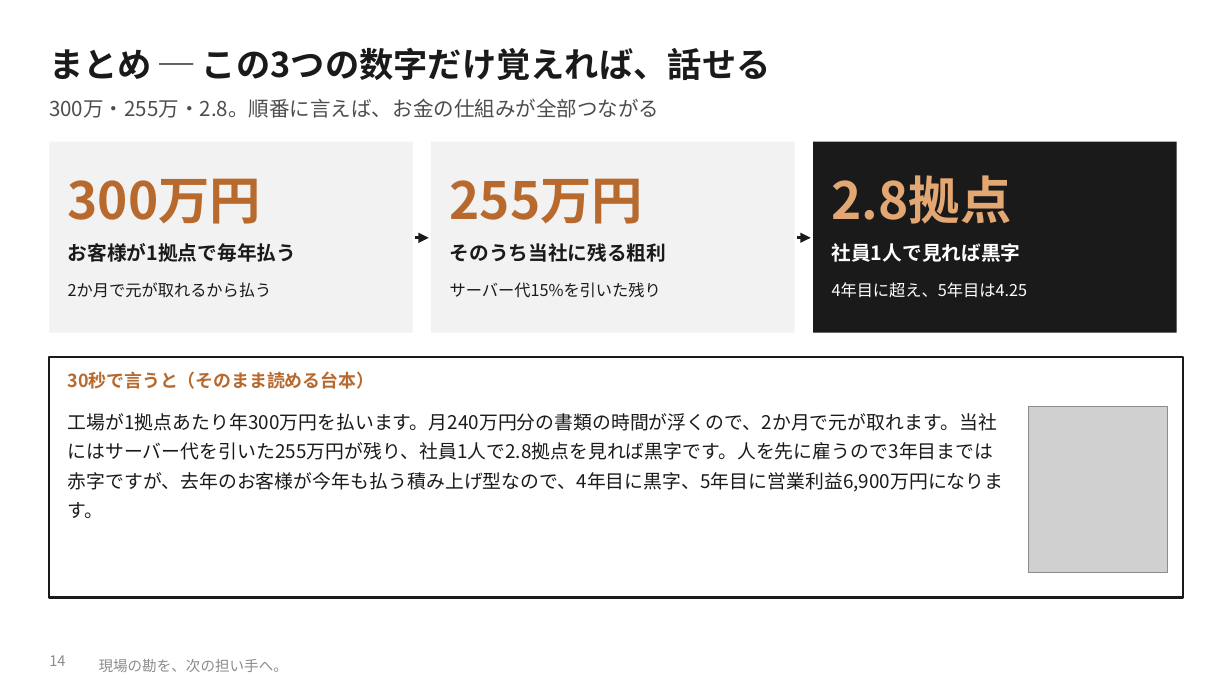
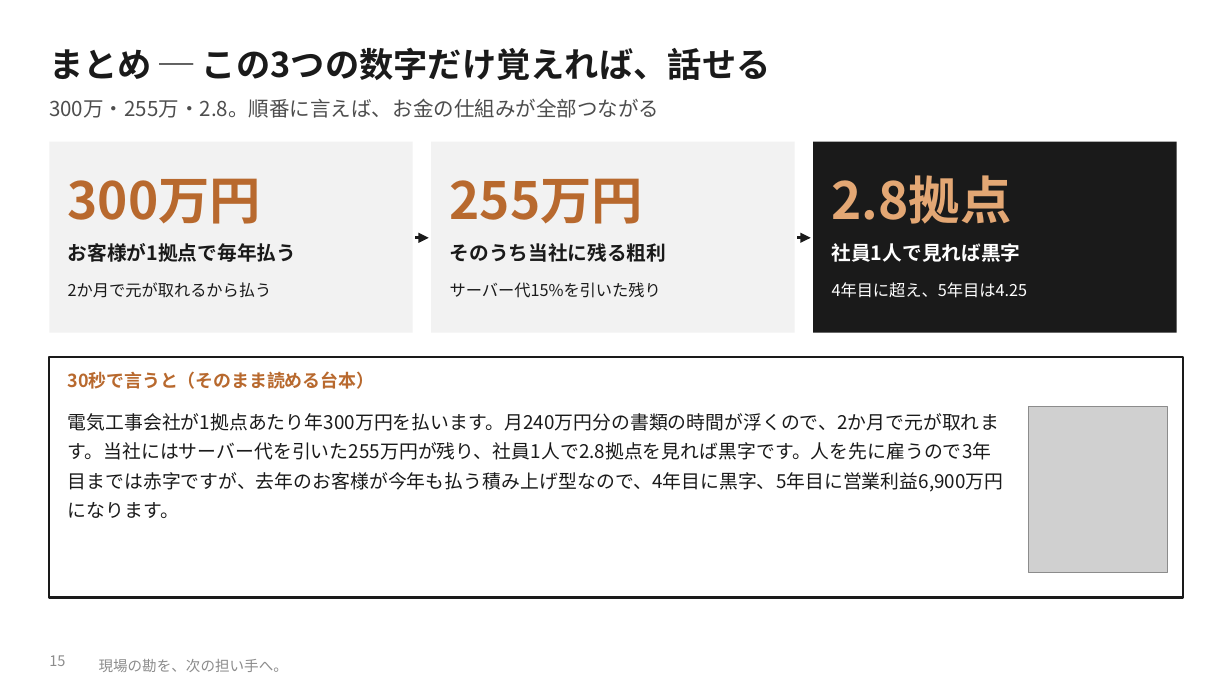
Before and after one commit to SEITOSHIKI/-ai-commute-audio-, a slide deck: slide 15 of deck/令和の虎_やさしい版_マンガでわかる収益構造.pptx (slide 14 before the commit). Drawn at 1232x693 pixels with LibreOffice and Linux fonts; fonts in the diff are those of the drawing; grey boxes stand for pictures; background and template pictures are left out. Boxes give left, top, right and bottom in pixels: in the first picture for what was removed or moved away, otherwise in the second. Text is boxed around its words. In the diff, an @@ line names an element or a change of style, - is before the commit and + after.

```diff
--- a/deck/令和の虎_やさしい版_マンガでわかる収益構造.pptx
+++ b/deck/令和の虎_やさしい版_マンガでわかる収益構造.pptx
@@ text at box(68, 413, 1004, 518): text changed @@
-工場が1拠点あたり年300万円を払います。月240万円分の書類の時間が浮くので、2か月で元が取れます。当社にはサーバー代を引いた255万円が残り、社員1人で2.8拠点を見れば黒字です。人を先に雇うので3年目までは赤字ですが、去年のお客様が今年も払う積み上げ型なので、4年目に黒字、5年目に営業利益6,900万円になります。
+電気工事会社が1拠点あたり年300万円を払います。月240万円分の書類の時間が浮くので、2か月で元が取れます。当社にはサーバー代を引いた255万円が残り、社員1人で2.8拠点を見れば黒字です。人を先に雇うので3年目までは赤字ですが、去年のお客様が今年も払う積み上げ型なので、4年目に黒字、5年目に営業利益6,900万円になります。
@@ page number at box(49, 655, 65, 666): text changed @@
-14
+15
```
Also in this commit, not shown: 9 other slides changed, 1 slide added, 16 other files.
